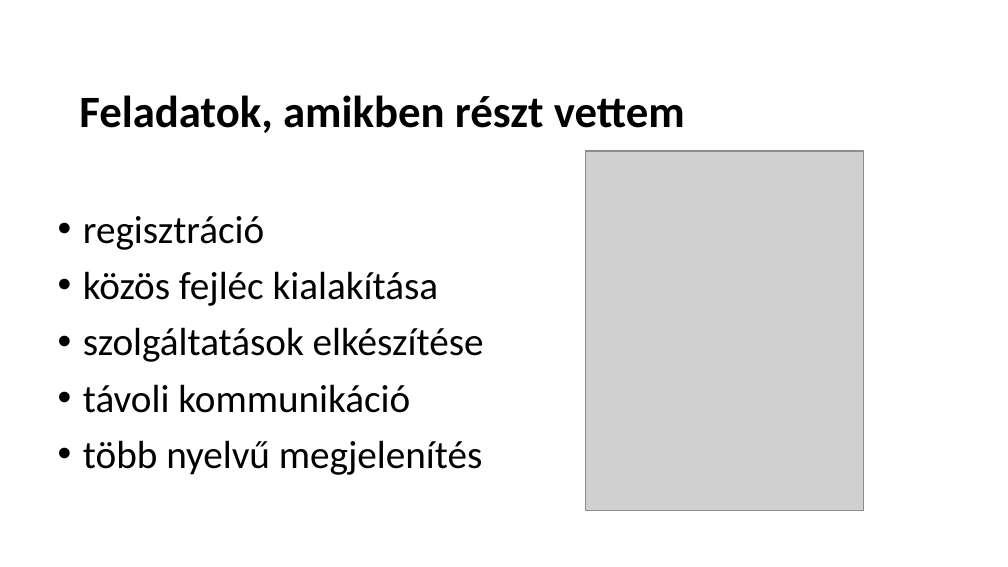
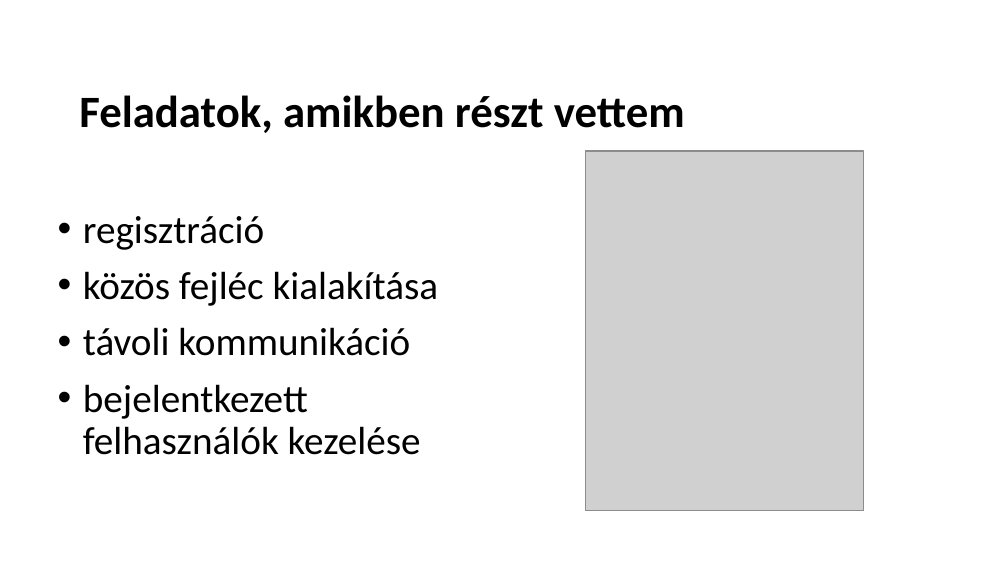
Before and after one commit to schonherz-java-ee-2016-summer/project, a slide deck: slide 4 of presentations/landing/Balogh_Istvan/Balogh_Istvan_prezentacio.pptx. Drawn at 1008x567 pixels with LibreOffice and Linux fonts; fonts in the diff are those of the drawing; grey boxes stand for pictures; background and template pictures are left out. Boxes give left, top, right and bottom in pixels: in the first picture for what was removed or moved away, otherwise in the second. Text is boxed around its words. In the diff, an @@ line names an element or a change of style, - is before the commit and + after.

Commit message:
Update

```diff
--- a/presentations/landing/Balogh_Istvan/Balogh_Istvan_prezentacio.pptx
+++ b/presentations/landing/Balogh_Istvan/Balogh_Istvan_prezentacio.pptx
@@ text at box(83, 327, 484, 362): paragraph removed @@
-• szolgáltatások elkészítése
@@ text at box(83, 384, 421, 455): text changed @@
-• több nyelvű megjelenítés
+• bejelentkezett felhasználók kezelése
```
Also in this commit, not shown: 2 other slides changed.
